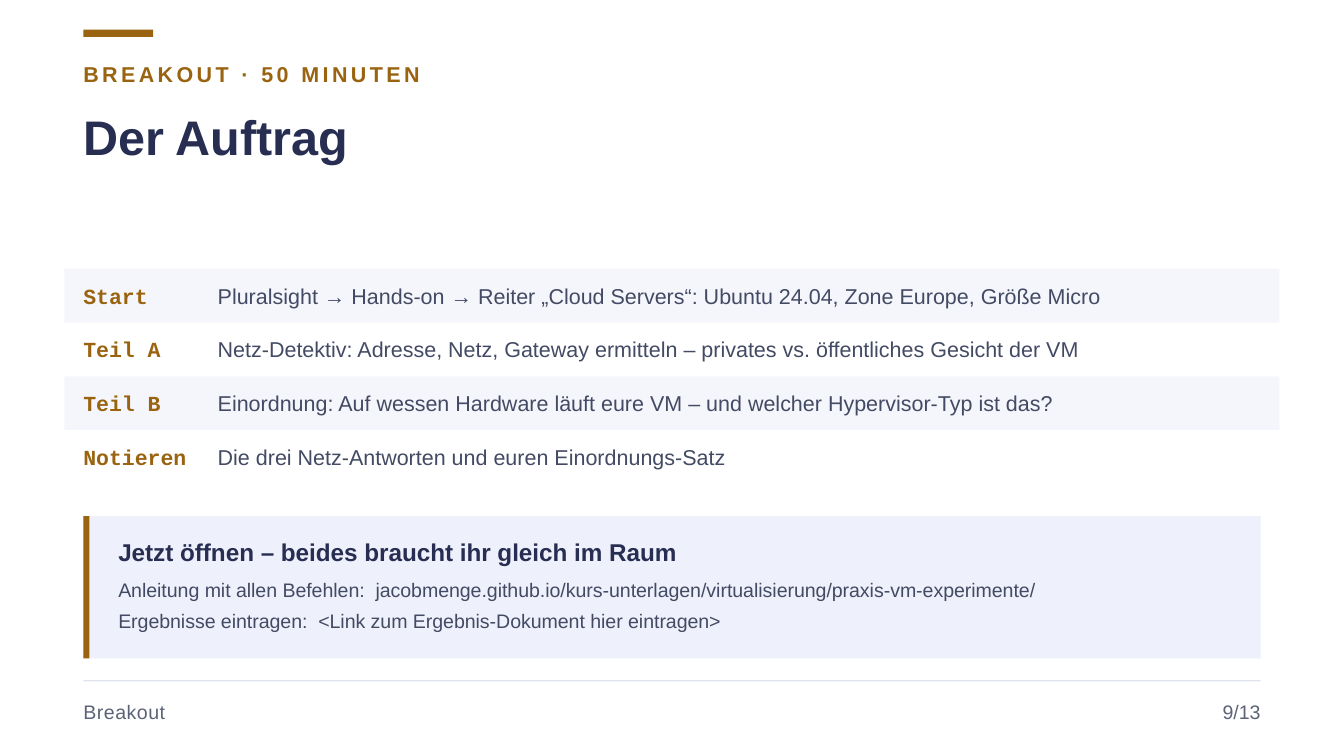
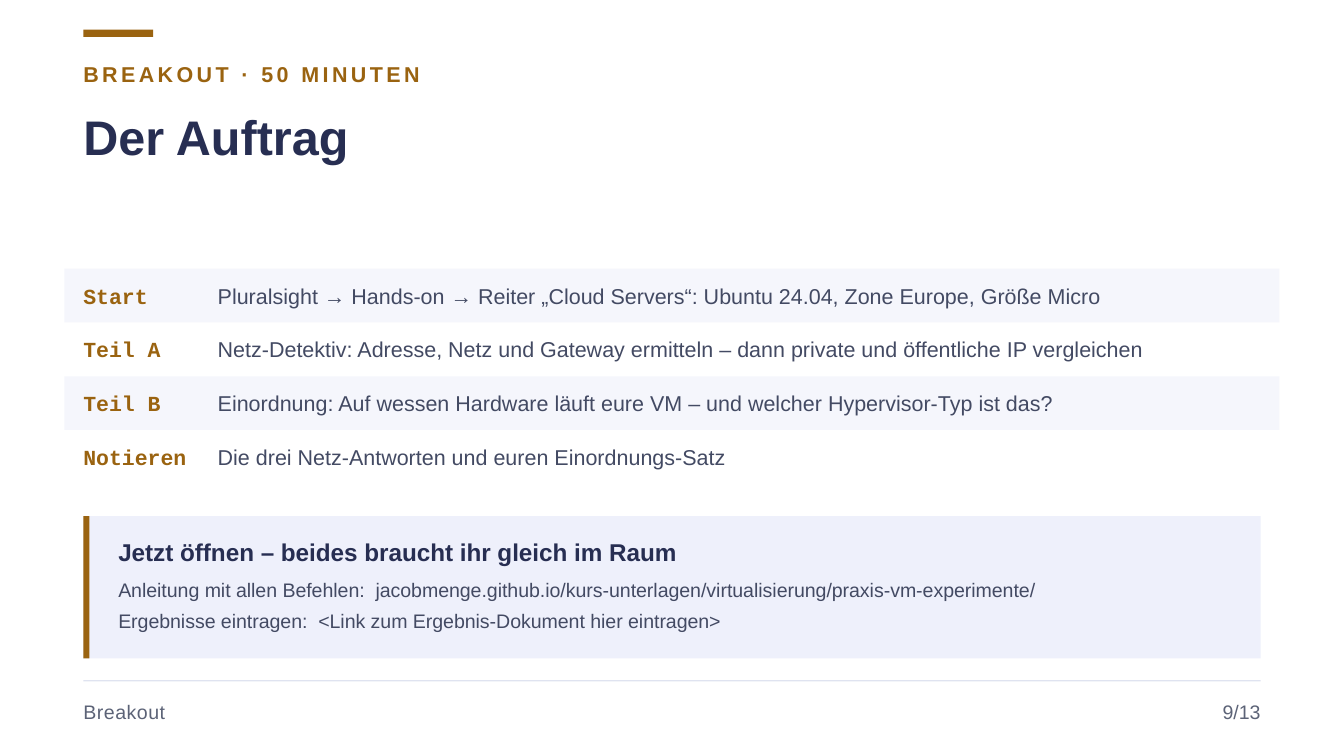
Before and after one commit to JacobMenge/kurs-unterlagen, a slide deck: slide 13 of folien/04-virtualisierung.pptx. Drawn at 1344x756 pixels with LibreOffice and Linux fonts; fonts in the diff are those of the drawing. Boxes give left, top, right and bottom in pixels: in the first picture for what was removed or moved away, otherwise in the second. Text is boxed around its words. In the diff, an @@ line names an element or a change of style, - is before the commit and + after.

```diff
--- a/folien/04-virtualisierung.pptx
+++ b/folien/04-virtualisierung.pptx
@@ text at box(218, 341, 1143, 362): text changed @@
-Netz-Detektiv: Adresse, Netz, Gateway ermitteln – privates vs. öffentliches Gesicht der VM
+Netz-Detektiv: Adresse, Netz und Gateway ermitteln – dann private und öffentliche IP vergleichen
```
Also in this commit, not shown: 1 other slide changed, 1 other file.
